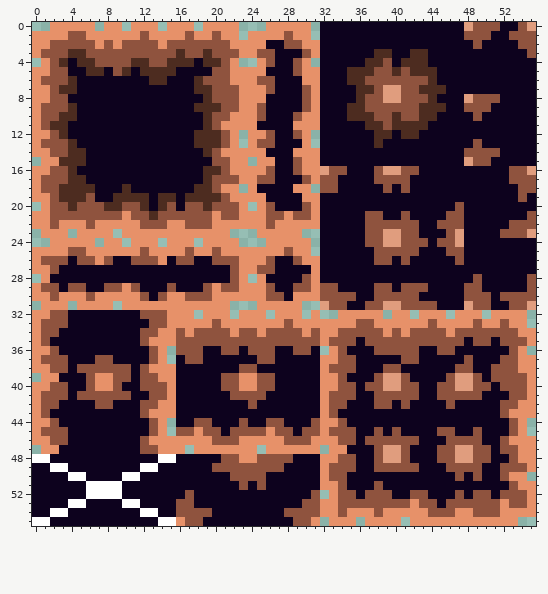
A pixel-art sprite gets an edit: Assets/Sprites/Tiles/Dirt_v2_.png. Above, as it was before the edit.
The file is 56x56 pixels.
Once edited:
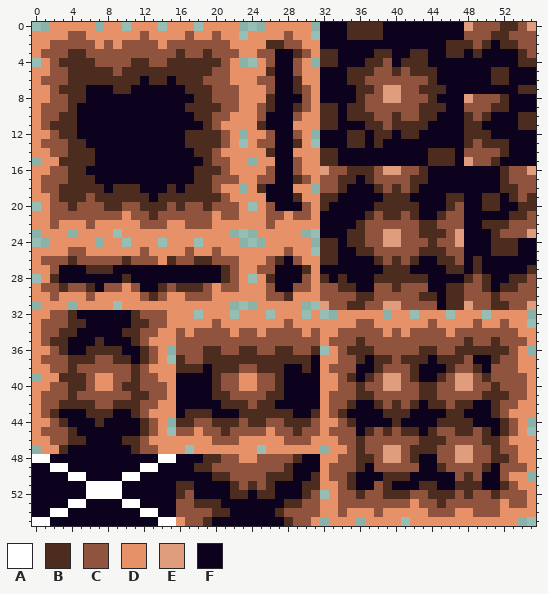
Palette (. is transparent): A #ffffff  B #4d2c20  C #8f533e  D #e79169  E #e09d7e  F #0d021e
The exact change:
y 0: x 35..38 FFFF -> BBBB; x 52..53 FF -> BB
y 1: x 35..38 FFFF -> BBBB; x 51..52 FF -> BB
y 2: x 26..27 FF -> BB; x 46..48 FFF -> BBB; x 50 F -> B; x 52..53 FF -> BB
y 3: x 29 F -> B; x 32..33 FF -> BB; x 46..47 FF -> BB; x 49 F -> B; x 54 F -> B
y 4: x 4 F -> B; x 18 F -> B; x 32..33 FF -> BB; x 54..55 FF -> BB
y 5: x 4..5 FF -> BB; x 8 F -> B; x 11 F -> B; x 16..19 FFFF -> BBBB; x 26 F -> B; x 51..52 FF -> BB
y 6: x 5..11 FFFFFFF -> BBBBBBB; x 16..17 FF -> BB; x 29 F -> B; x 51..52 FF -> BB
y 7: x 5 F -> B; x 9..10 FF -> BB; x 17 F -> B; x 29 F -> B; x 54..55 FF -> BB
y 8: x 4..5 FF -> BB; x 18 F -> B; x 26 F -> B; x 52 F -> B
y 9: x 17 F -> B; x 26 F -> B; x 29 F -> B; x 32..33 FF -> BB; x 51..52 FF -> BB
y 10: x 18 F -> B; x 32..33 FF -> BB; x 48 F -> B; x 50 F -> B; x 54..55 FF -> BB
y 11: x 4 F -> B; x 25 F -> B; x 32..33 FF -> BB; x 48..49 FF -> BB; x 54..55 FF -> BB
y 12: x 4 F -> B; x 17 F -> B; x 35..36 FF -> BB; x 48..50 FFF -> BBB
y 13: x 5 F -> B; x 17 F -> B; x 29 F -> B; x 35..36 FF -> BB; x 48 F -> B; x 50..52 FFF -> BBB
y 14: x 6 F -> B; x 18 F -> B; x 26 F -> B; x 32..33 FF -> BB; x 44..46 FFF -> BBB; x 52 F -> B
y 15: x 6 F -> B; x 19 F -> B; x 32..33 FF -> BB; x 44..46 FFF -> BBB; x 51 F -> B
y 16: x 5 F -> B; x 18 F -> B; x 35..37 FFF -> BBB; x 43 F -> B; x 52 F -> B
y 17: x 6 F -> B; x 18 F -> B; x 29 F -> B; x 34..35 FF -> BB; x 37 F -> B; x 42..43 FF -> BB; x 52 F -> B
y 18: x 7 F -> B; x 9 F -> B; x 11 F -> B; x 15 F -> B; x 17 F -> B; x 25 F -> B; x 34 F -> B; x 38 F -> B; x 40 F -> B; x 42 F -> B; x 52..53 FF -> BB
y 19: x 7..8 FF -> BB; x 16 F -> B; x 29 F -> B; x 32..33 FF -> BB; x 39..41 FFF -> BBB; x 46..47 FF -> BB; x 50..51 FF -> BB; x 53 F -> B; x 55 F -> B
y 20: x 13 F -> B; x 16 F -> B; x 32 F -> B; x 38..42 FFFFF -> BBBBB; x 46 F -> B; x 50..51 FF -> BB; x 54..55 FF -> BB
y 21: x 37 C -> B; x 39..40 FF -> BB; x 42 F -> B; x 45 F -> B; x 53..54 FF -> BB
y 22: x 36 F -> B; x 43..44 FF -> BB; x 50..52 FFF -> BBB
y 23: x 35..36 FF -> BB; x 43..45 FFF -> BBB; x 51 F -> B
y 24: x 32..33 FF -> BB; x 35..36 FF -> BB; x 44 F -> B; x 51..53 FFF -> BBB
y 25: x 32..33 FF -> BB; x 36..37 FF -> BB; x 43..45 FFF -> BBB; x 51..53 FFF -> BBB
y 26: x 4 F -> B; x 7 D -> C; x 9..10 FF -> CB; x 15 F -> B; x 18..19 FF -> BB; x 27 F -> B; x 32..33 FF -> BB; x 38 C -> B; x 40 F -> B; x 42 F -> B; x 45..46 FF -> BB; x 49 F -> B
y 27: x 6..8 FFF -> BBB; x 21 F -> B; x 30 F -> B; x 39..41 FFF -> BBB; x 46..47 FF -> BB; x 49 F -> B; x 55 F -> B
y 28: x 2 F -> B; x 10 F -> B; x 21 F -> B; x 26 F -> B; x 32 F -> B; x 34 F -> B; x 38..43 FFFFFF -> BBBBBB; x 48 F -> B; x 50 F -> B; x 53..54 FF -> BB
y 29: x 3 F -> B; x 6 F -> B; x 14 F -> B; x 16..18 FFF -> BBB; x 34..35 FF -> BB; x 40 F -> B; x 46..47 FF -> BB; x 50 F -> B; x 52..54 FFF -> BBC
y 30: x 13 F -> B; x 28 F -> B; x 36..37 FF -> BB; x 43..44 FF -> BB; x 46..47 FF -> BB; x 51 F -> B
y 31: x 35..36 FF -> BB; x 46..47 FF -> BB; x 51..52 FF -> BB
y 32: x 4 F -> B; x 11 F -> B
y 33: x 4..5 FF -> BB; x 11..12 FF -> BB
y 34: x 3..4 FF -> BB; x 10..11 FF -> BB
y 35: x 2..3 FF -> BB; x 7 F -> B; x 11 F -> B; x 36 F -> B; x 48 F -> B; x 51 F -> B
y 36: x 3 F -> B; x 6..9 FFFF -> BBBB; x 12 F -> B; x 19..20 FF -> BB; x 23..24 FC -> BB; x 27..28 FF -> BB; x 31 F -> B; x 35..37 FFF -> BBB; x 43..44 FF -> BB; x 47..52 FFFFFF -> BBBBBB
y 37: x 4..6 FFF -> BBB; x 9..10 FF -> BB; x 12 F -> B; x 16 F -> B; x 19..30 FFFFFFCCFFFF -> BBBBBBBBBBBB; x 36 F -> B; x 38..43 FFFCCF -> BBCBBB; x 45..47 FFF -> BBB; x 51 F -> B
y 38: x 4 F -> B; x 11 F -> B; x 16..18 FFF -> BBB; x 20..22 FFF -> BBB; x 25..27 FFF -> BBB; x 30 F -> B; x 38 F -> B; x 41..42 FF -> CB; x 46 F -> B; x 49 F -> B
y 39: x 3..5 FFF -> BBB; x 11 F -> B; x 20 F -> B; x 27 F -> B; x 35 F -> B; x 37 F -> B; x 42 F -> B; x 45 F -> B; x 50 F -> B
y 40: x 4..5 FF -> BB; x 10..11 FF -> BB; x 20 F -> B; x 27 F -> B; x 36 F -> B; x 43..44 FF -> BB; x 51 F -> B
y 41: x 4 F -> B; x 11..12 FF -> BB; x 20..21 FF -> BB; x 26..27 FF -> BB; x 36..37 FF -> BB; x 43..44 FF -> BB; x 50..52 FFF -> BBB
y 42: x 3..6 FFFF -> BBBB; x 9..11 FFF -> BBB; x 21..23 FFF -> BBB; x 25..26 FF -> BB; x 35 F -> B; x 38 C -> B; x 40 F -> B; x 42 F -> B; x 44..45 FF -> BB; x 47..48 FF -> BB; x 51 F -> B
y 43: x 2 F -> B; x 6..8 FFF -> BBB; x 11 F -> B; x 17..19 FFF -> BBB; x 23..28 FFFFFF -> BBBBBB; x 31 F -> B; x 34 F -> B; x 39..41 FFF -> BBB; x 46..47 FF -> BB; x 51 F -> B
y 44: x 3 F -> B; x 7 F -> B; x 12 F -> B; x 16..17 FF -> BB; x 20..22 FFF -> BBB; x 24..25 FF -> BB; x 28..30 FFF -> BBB; x 35 F -> B; x 40 F -> B; x 45..48 FFFF -> BBBB; x 52 F -> B
y 45: x 4 F -> B; x 12 F -> B; x 21 F -> B; x 29 F -> B; x 37 F -> B; x 39 F -> B; x 41..42 FF -> BB; x 44 F -> B; x 47..48 FF -> BB; x 50 F -> B; x 52 F -> B
y 46: x 4..5 FF -> BB; x 10..11 FF -> BB; x 36 F -> B; x 43..45 FFF -> BBB; x 50..51 FF -> BB
y 47: x 3 F -> B; x 11 F -> B; x 35..37 FFF -> CBC; x 42..44 FFF -> BBB; x 51 F -> B
y 48: x 19..20 FF -> BB; x 29 F -> B; x 36..37 FF -> BB; x 42 F -> B; x 51..52 FF -> BB
y 49: x 18..19 FF -> BB; x 28 F -> B; x 36 F -> B; x 45 F -> B; x 50 F -> B
y 50: x 20..21 FF -> BB; x 26..28 FFF -> BBB; x 31 F -> B; x 35 F -> B; x 39..41 FFF -> BBB; x 48 F -> B
y 51: x 16..17 FF -> BB; x 22 F -> B; x 24 F -> B; x 26 F -> B; x 30..31 FF -> BB; x 35 F -> B; x 39 F -> B; x 43..44 FF -> BB; x 47..49 FFF -> BBB; x 52 F -> B
y 52: x 16 F -> B; x 22..23 FF -> BB; x 25..26 FF -> BB; x 30 F -> B; x 36 F -> B; x 39..41 CFF -> BBB; x 44..46 FFF -> BBB; x 48 F -> B; x 51 F -> B
y 53: x 18..20 FFF -> BBB; x 28..29 FF -> BB; x 45 F -> B
y 54: x 20..21 FF -> BB; x 27 F -> B
y 55: x 19 F -> B; x 28 F -> B
Where, in picture pixels (left, top, right, bottom), the same in both pictures:
changed: (50, 22, 536, 526)
